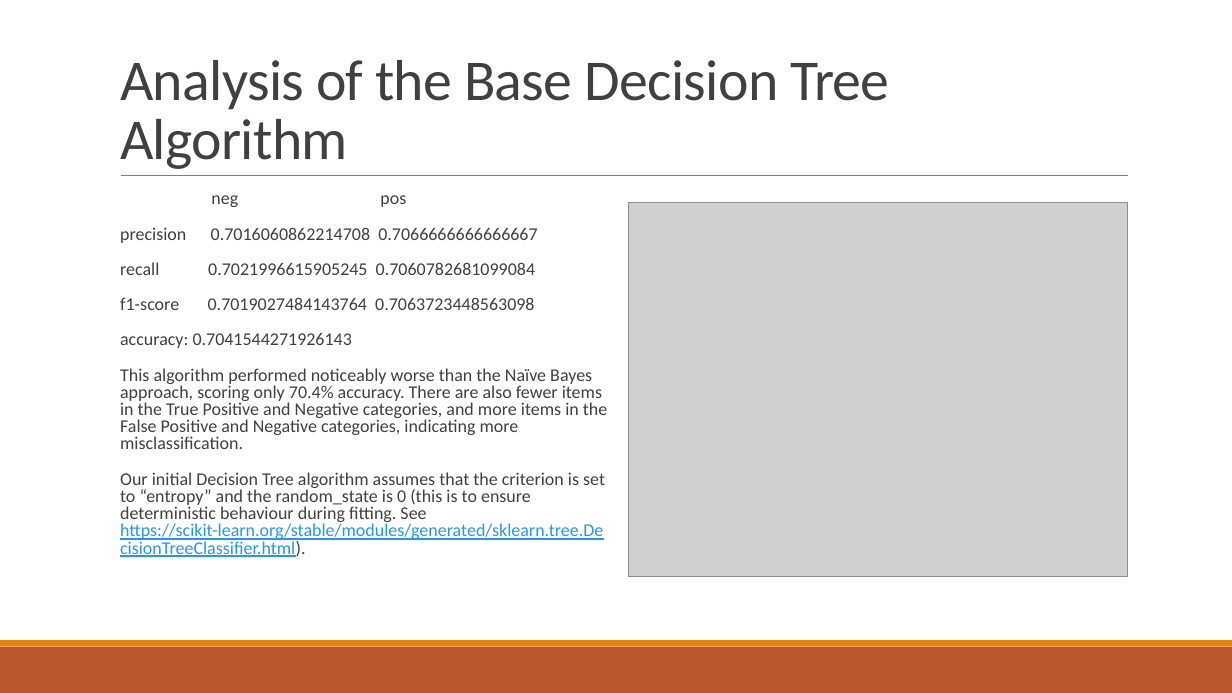
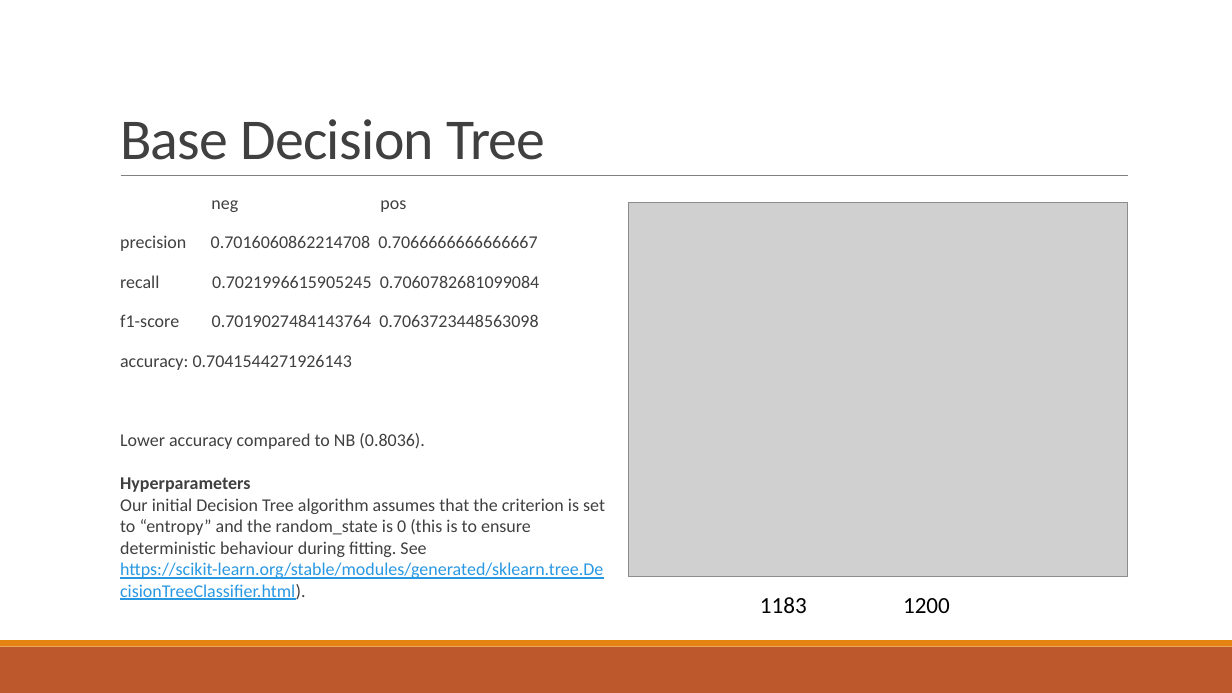
Before and after one commit to BlackSound1/COMP472_A1, a slide deck: slide 7 of presentation.pptx. Drawn at 1232x693 pixels with LibreOffice and Linux fonts; fonts in the diff are those of the drawing; grey boxes stand for pictures. Boxes give left, top, right and bottom in pixels: in the first picture for what was removed or moved away, otherwise in the second. Text is boxed around its words. In the diff, an @@ line names an element or a change of style, - is before the commit and + after.

```diff
--- a/presentation.pptx
+++ b/presentation.pptx
@@ title at (120,119,545,160): text changed @@
-Analysis of the Base Decision Tree Algorithm
+Base Decision Tree
@@ text at (120,200,539,370): line spacing 0.8 to 1 @@
@@ text at (120,433,605,600): text changed @@
-  This algorithm performed noticeably worse than the Naïve Bayes approach, scoring only 70.4% accuracy. There are also fewer items in the True Positive and Negative categories, and more items in the False Positive and Negative categories, indicating more misclassification.
-  Our initial Decision Tree algorithm assumes that the criterion is set to “entropy” and the random_state is 0 (this is to ensure deterministic behaviour during fitting. See https://scikit-learn.org/stable/modules/generated/sklearn.tree.DecisionTreeClassifier.html).
+  Lower accuracy compared to NB (0.8036).
+  Hyperparameters
+  Our initial Decision Tree algorithm assumes that the criterion is set to “entropy” and the random_state is 0 (this is to ensure deterministic behaviour during fitting. See https://scikit-learn.org/stable/modules/generated/sklearn.tree.DecisionTreeClassifier.html).
@@ text added at (760,597,807,613), 18 pt, text #000000 @@
+1183
@@ text added at (903,598,950,613), 18 pt, text #000000 @@
+1200
```
Also in this commit, not shown: 7 other slides changed, 1 slide added, 2 slides removed.
